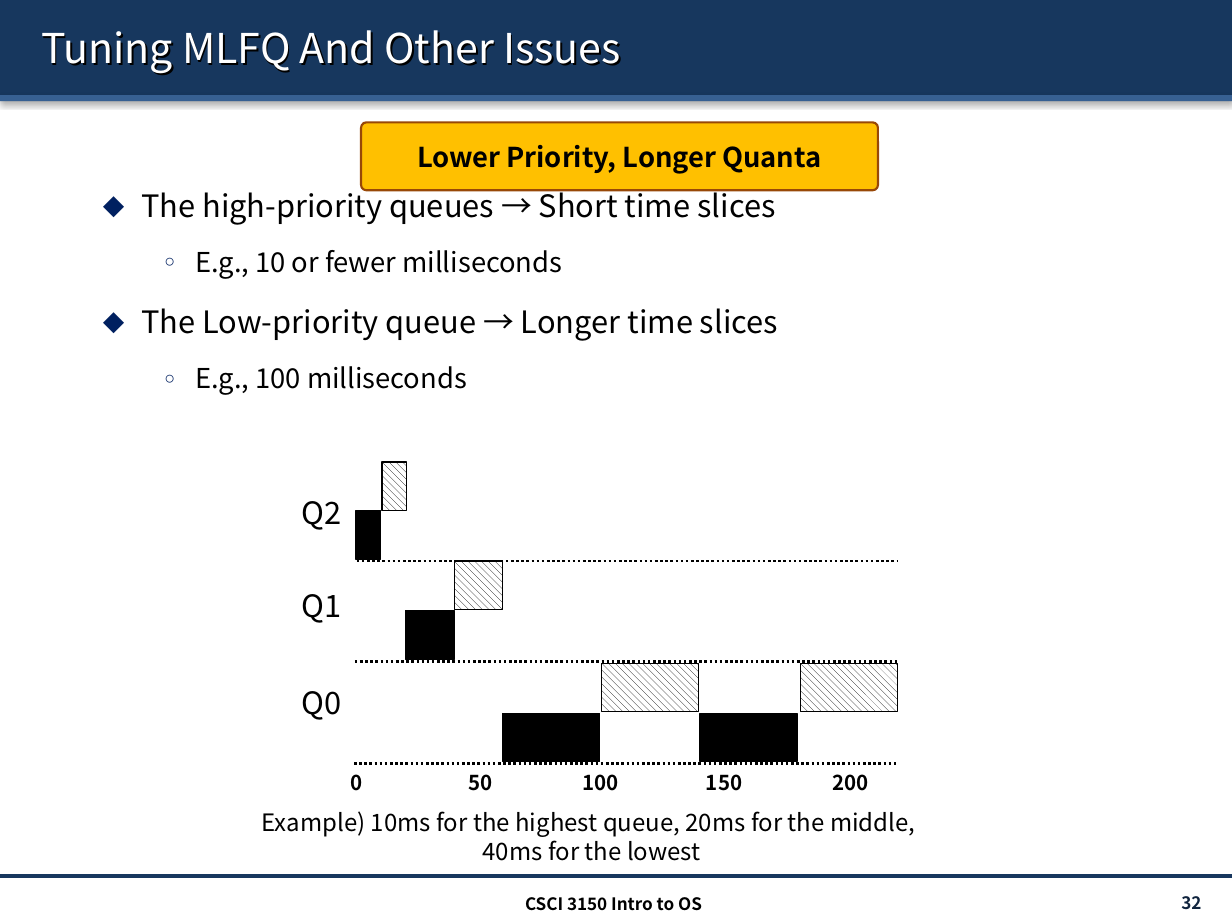
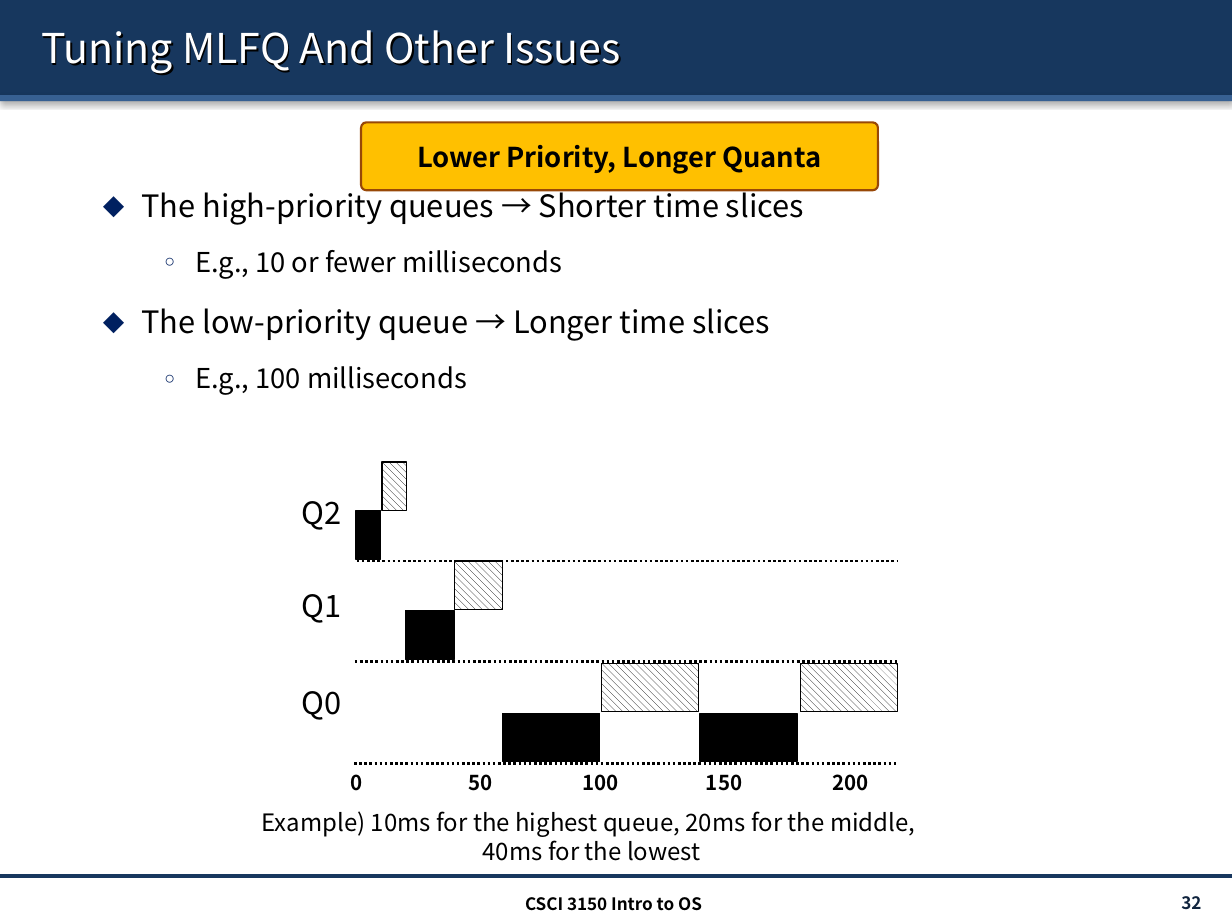
Before and after one commit to henryhxu/CSCI3150, a slide deck: slide 32 of lecture/lec9_sched.pptx. Drawn at 1232x924 pixels with LibreOffice and Linux fonts; fonts in the diff are those of the drawing. Boxes give left, top, right and bottom in pixels: in the first picture for what was removed or moved away, otherwise in the second. Text is boxed around its words. In the diff, an @@ line names an element or a change of style, - is before the commit and + after.

```diff
--- a/lecture/lec9_sched.pptx
+++ b/lecture/lec9_sched.pptx
@@ text at [141,185,804,225]: text changed @@
-  ⬥ The high-priority queues → Short time slices
+  ⬥ The high-priority queues → Shorter time slices
@@ text at [141,308,770,341]: text changed @@
-  ⬥ The Low-priority queue → Longer time slices
+  ⬥ The low-priority queue → Longer time slices
```
Also in this commit, not shown: 9 other slides changed, 2 slides removed, 1 other file.
